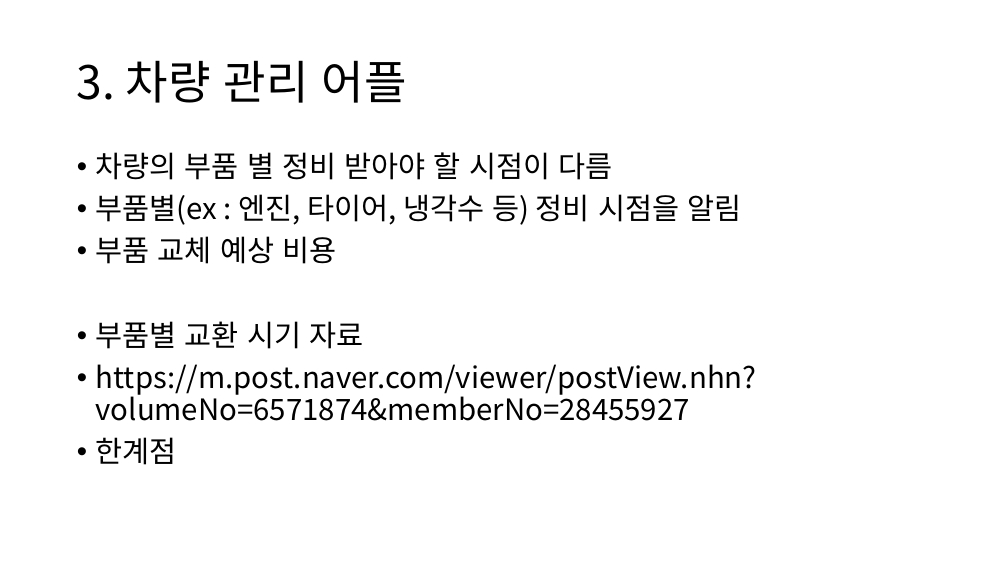
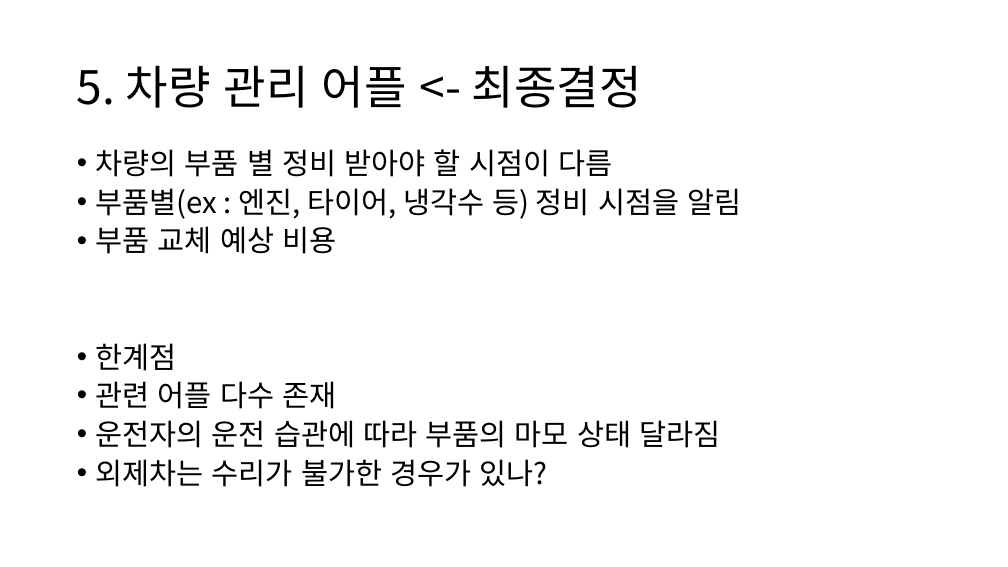
Before and after one commit to ChaeSung-Lee/DJ_InternShip, a slide deck: slide 10 of 2021_Summer/jp.hong/Project_BnC_jph.pptx (slide 7 before the commit). Drawn at 1008x567 pixels with LibreOffice and Linux fonts; fonts in the diff are those of the drawing. Boxes give left, top, right and bottom in pixels: in the first picture for what was removed or moved away, otherwise in the second. Text is boxed around its words. In the diff, an @@ line names an element or a change of style, - is before the commit and + after.

```diff
--- a/2021_Summer/jp.hong/Project_BnC_jph.pptx
+++ b/2021_Summer/jp.hong/Project_BnC_jph.pptx
@@ title at (77,65,642,108): text changed @@
-3. 차량 관리 어플
+5. 차량 관리 어플 <- 최종결정
@@ text at (96,149,741,371): line spacing 0.9 to 0.8 @@
@@ text at (96,321,757,421): paragraphs removed @@
-• 부품별 교환 시기 자료
-• https://m.post.naver.com/viewer/postView.nhn?volumeNo=6571874&memberNo=28455927
@@ text at (96,381,720,487): paragraphs added @@
+• 관련 어플 다수 존재
+• 운전자의 운전 습관에 따라 부품의 마모 상태 달라짐
+• 외제차는 수리가 불가한 경우가 있나?
```
Also in this commit, not shown: 1 other slide changed, 8 slides added, 2 slides removed, 2 other files.
